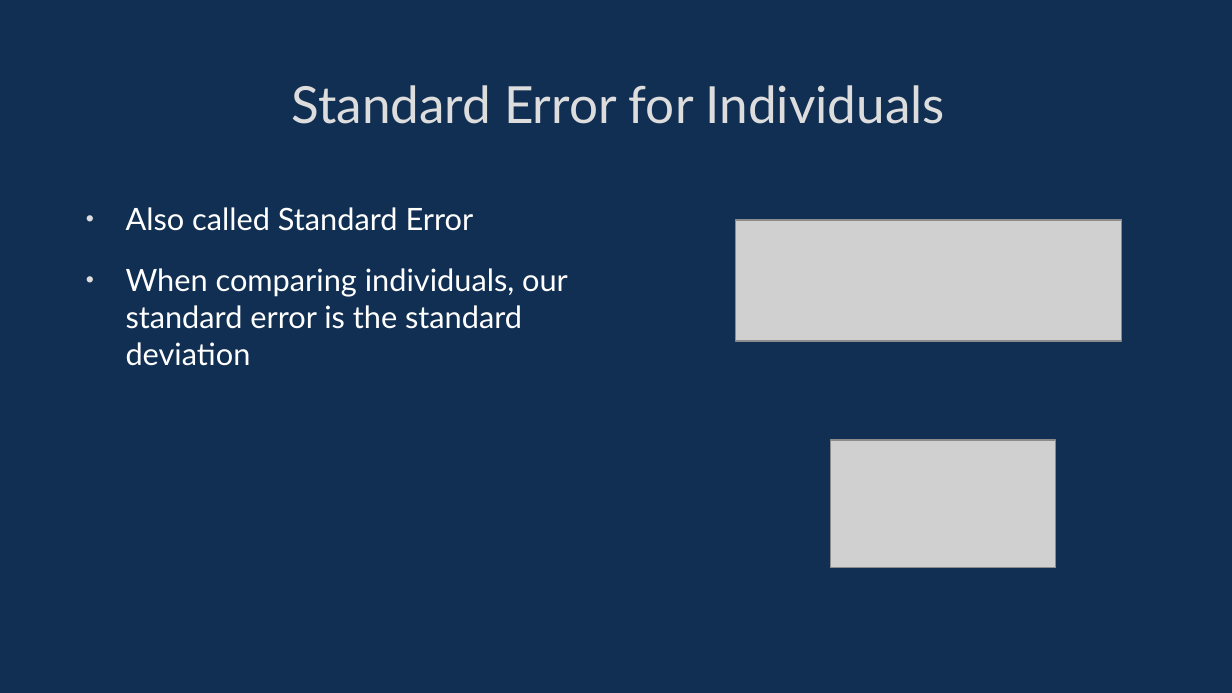
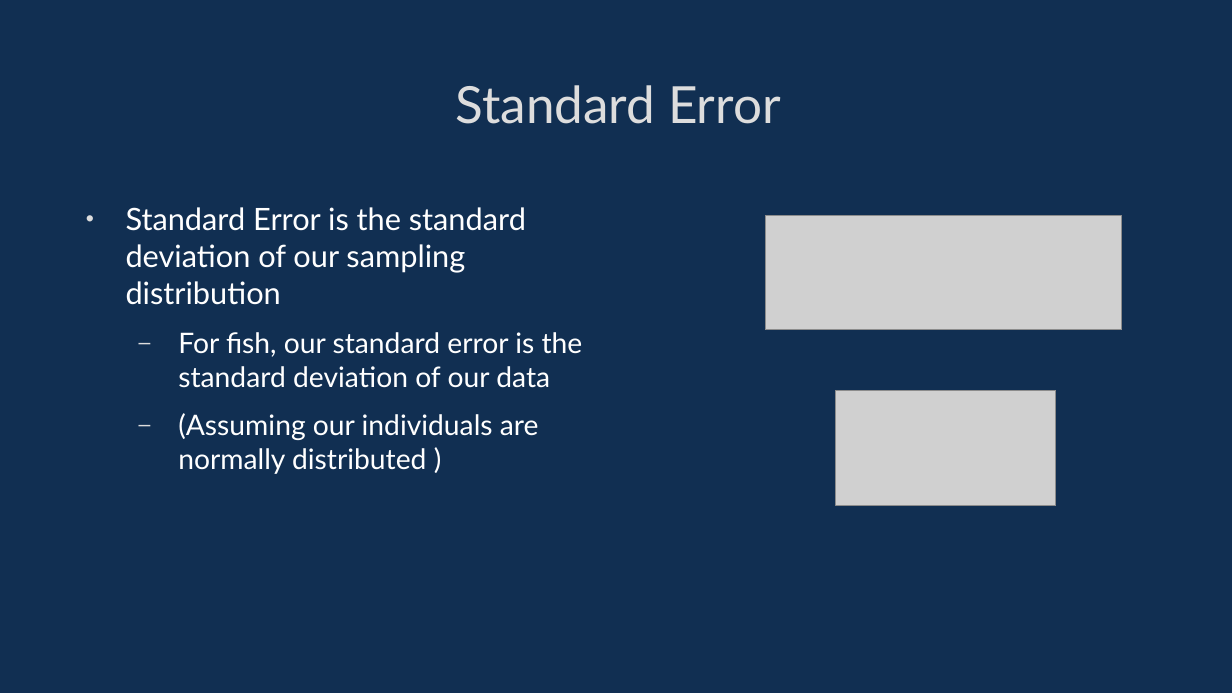
Before and after one commit to davidgundry/maths22-23, a slide deck: slide 61 of slides/maths-12-inferrential-statistics.odp (slide 74 before the commit). Drawn at 1232x693 pixels with LibreOffice and Linux fonts; fonts in the diff are those of the drawing; grey boxes stand for pictures. Boxes give left, top, right and bottom in pixels: in the first picture for what was removed or moved away, otherwise in the second. Text is boxed around its words. In the diff, an @@ line names an element or a change of style, - is before the commit and + after.

```diff
--- a/slides/maths-12-inferrential-statistics.odp
+++ b/slides/maths-12-inferrential-statistics.odp
@@ title at bbox=[456, 85, 781, 124]: text changed @@
-Standard Error for Individuals
+Standard Error
@@ text at bbox=[126, 207, 583, 474]: text changed; size 19.8 to 18.2 pt @@
-• Also called Standard Error
-• When comparing individuals, our standard error is the standard deviation
+• Standard Error is the standard deviation of our sampling distribution
+  – For fish, our standard error is the standard deviation of our data
+  – (Assuming our individuals are normally distributed )
@@ picture: place and size @@
-picture at bbox=[736, 220, 1122, 341]
+picture at bbox=[766, 216, 1122, 330]
@@ picture: place and size @@
-picture at bbox=[831, 440, 1056, 569]
+picture at bbox=[836, 390, 1056, 506]
```
Also in this commit, not shown: 32 other slides changed, 22 slides added, 28 slides removed, 17 other files.
